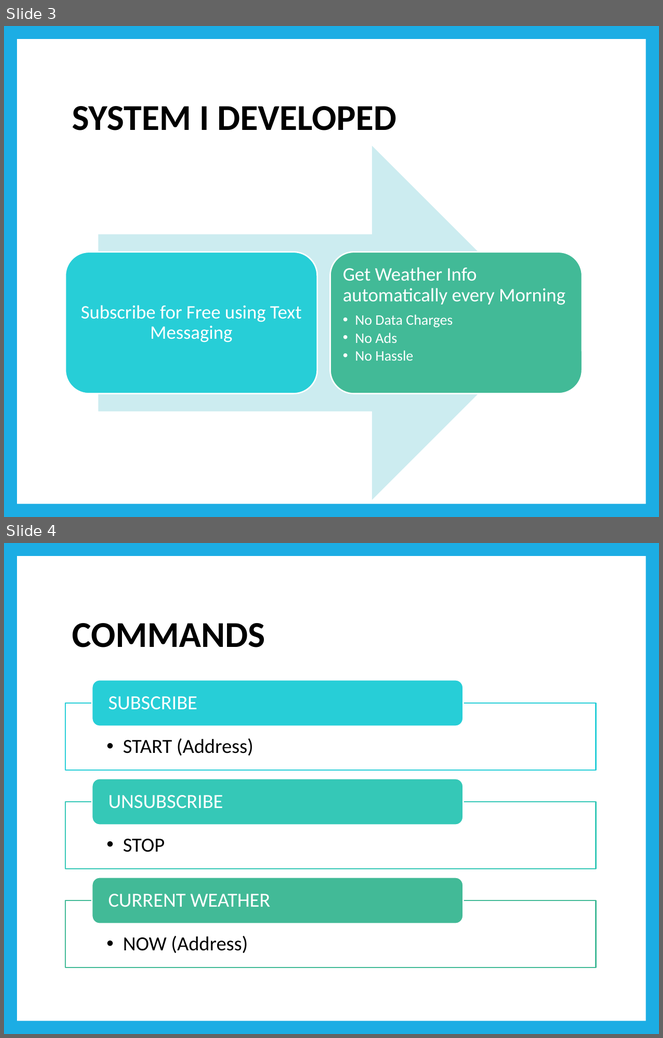
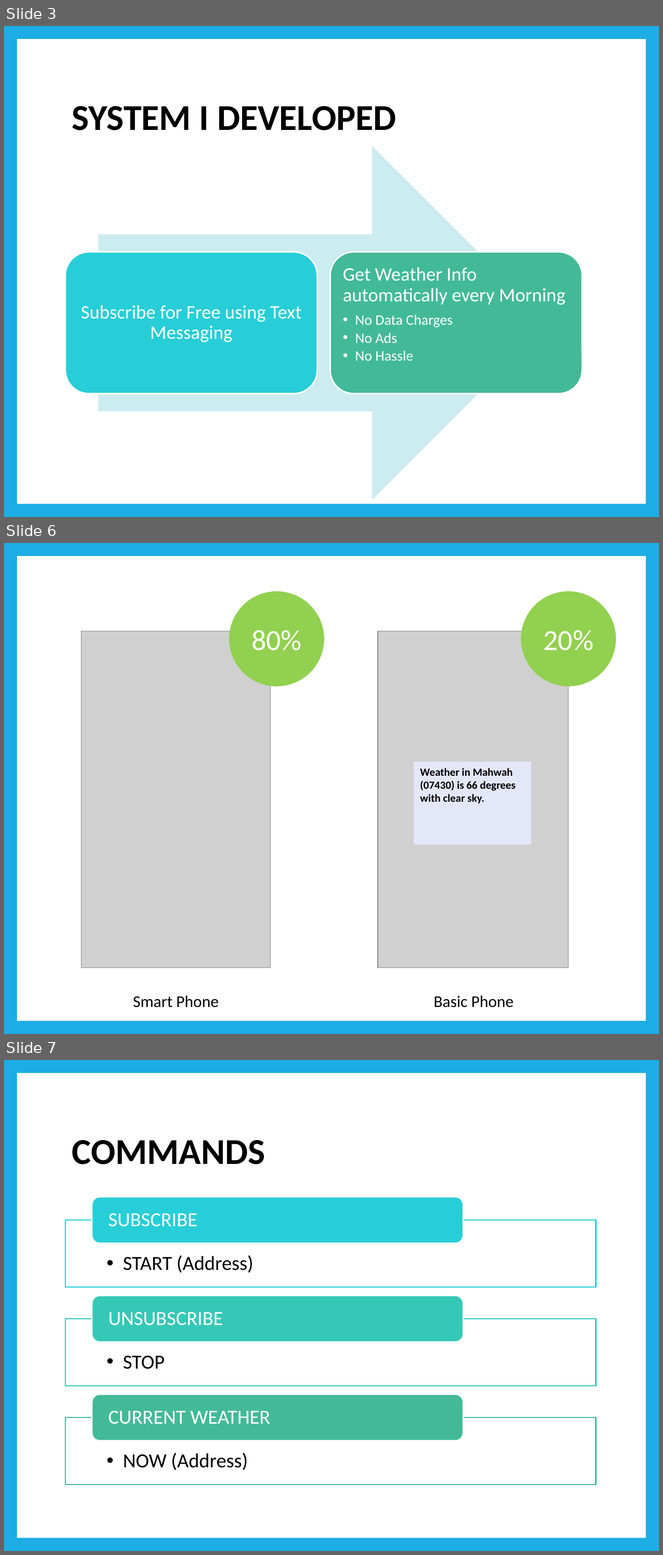
Before and after one commit to abastola/Smart-DressUp, a slide deck: SMART WEATHER.pptx. Shown one above the other, each under a label of ours: slides 3 and 4 before the commit, slides 3, 6 and 7 after it; the slides between them are not shown. The pictures are 663x1038 and 663x1555 pixels, drawn with LibreOffice and Linux fonts; fonts in the diff are those of the drawing; grey boxes stand for pictures. Boxes give left, top, right and bottom in pixels: in the first picture for what was removed or moved away, otherwise in the second. Text is boxed around its words. In the diff, an @@ line names an element or a change of style, - is before the commit and + after.

```diff
--- a/SMART WEATHER.pptx
+++ b/SMART WEATHER.pptx
@@ slide 6 added at bbox=[4, 543, 659, 1034], background #1CADE4; not listed: 1 template element that a slide beside it also shows @@
@@ ellipse added at bbox=[229, 591, 324, 687], fill #92D050, 32 pt, text #FFFFFF @@
+80%
@@ ellipse added at bbox=[521, 591, 616, 687], fill #92D050, 32 pt, text #FFFFFF @@
+20%
@@ picture added at bbox=[81, 631, 271, 968] @@
@@ picture added at bbox=[378, 631, 569, 968] @@
@@ rectangle added at bbox=[414, 762, 531, 845], fill #E4E7FA @@
@@ text added at bbox=[420, 768, 516, 804], 12 pt, text #000000, bold @@
+Weather in Mahwah (07430) is 66 degrees with clear sky.
@@ text added at bbox=[133, 996, 219, 1008], 18 pt, text #000000 @@
+Smart Phone
@@ text added at bbox=[434, 996, 514, 1008], 18 pt, text #000000 @@
+Basic Phone
@@ what was slide 4 is now slide 7 @@
```
Also in this commit, not shown: 1 slide changed, 2 other slides added, 5 other files.
